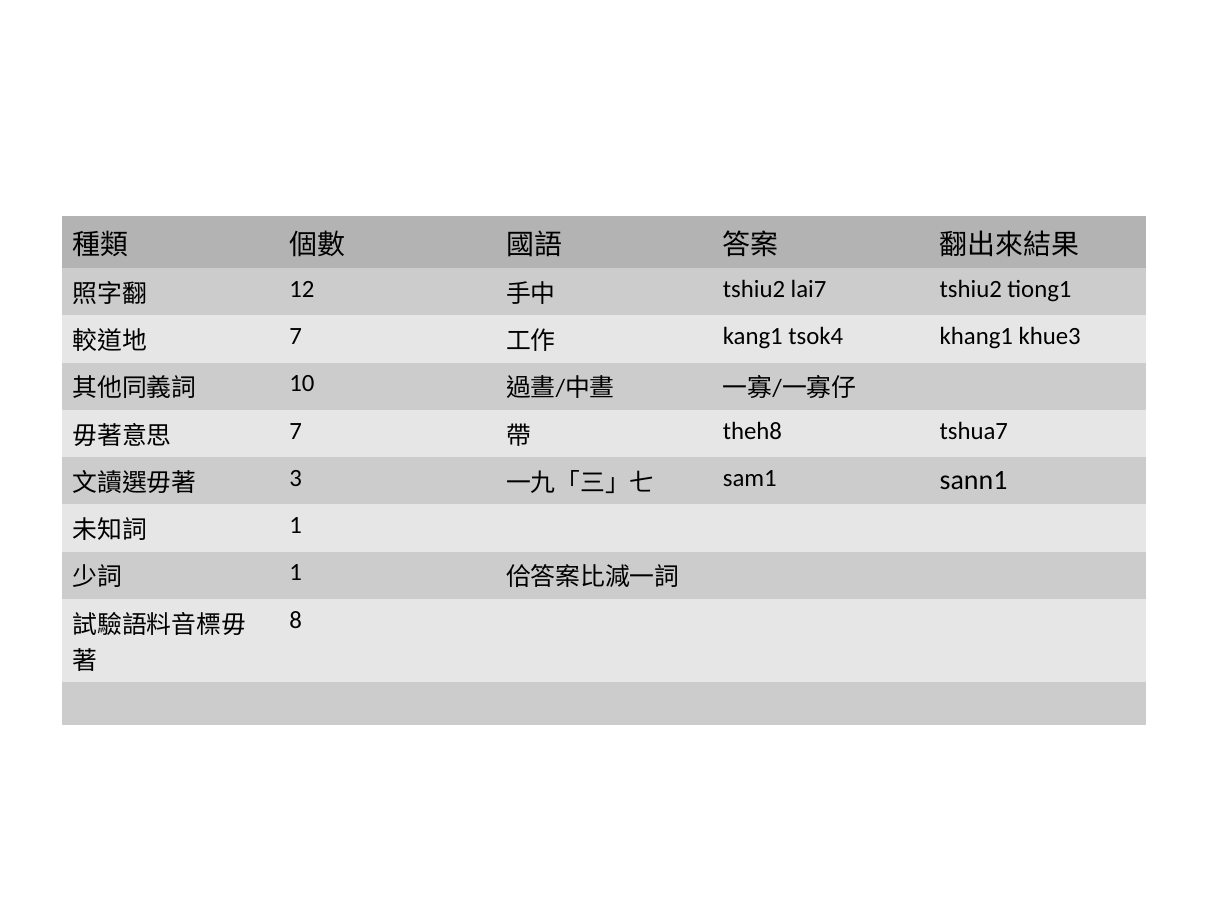
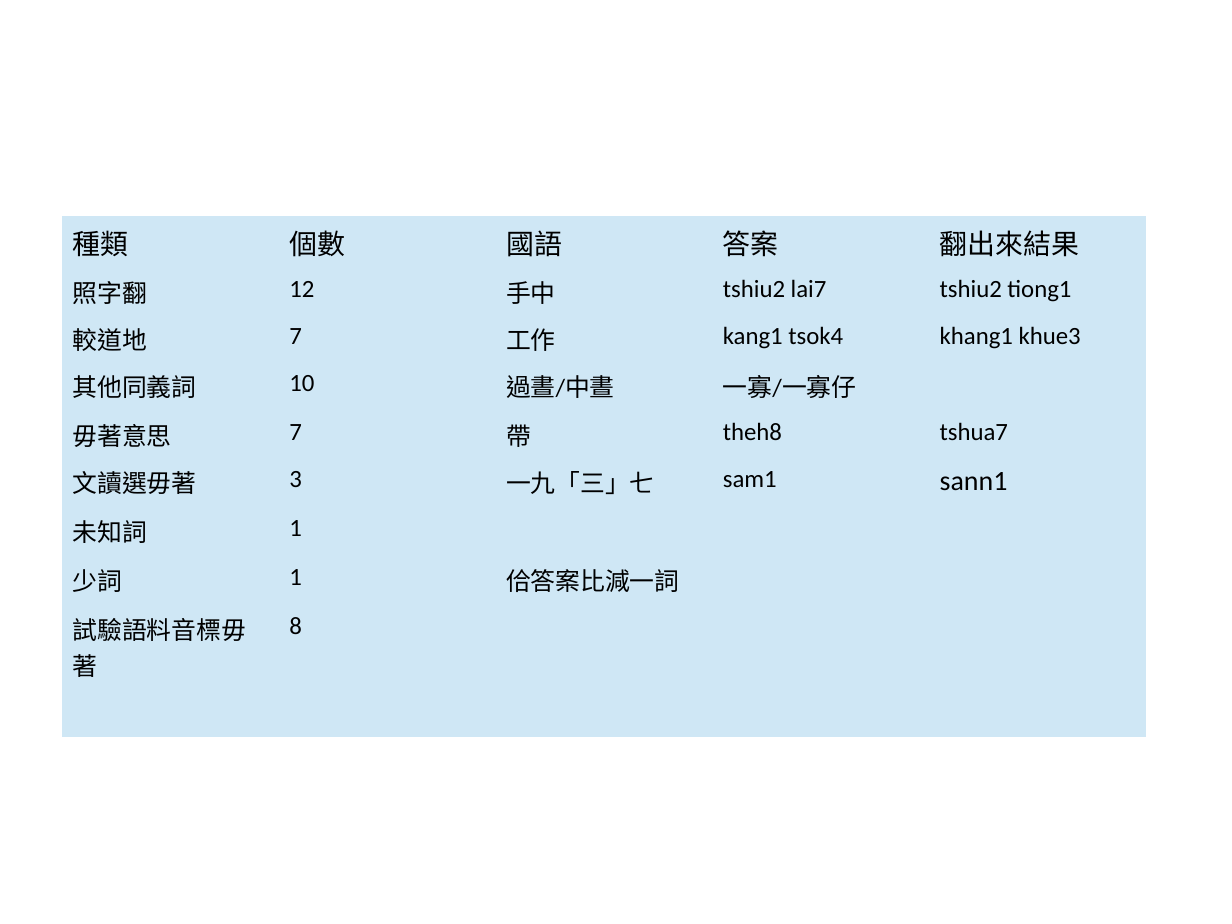
Before and after one commit to sih4sing5hong5/po3-ko3_tau5-iann2-phinn3, a slide deck: slide 40 of 翻譯報告.odp. Drawn at 1232x924 pixels with LibreOffice and Linux fonts; fonts in the diff are those of the drawing. Boxes give left, top, right and bottom in pixels: in the first picture for what was removed or moved away, otherwise in the second. Text is boxed around its words. In the diff, an @@ line names an element or a change of style, - is before the commit and + after.

```diff
--- a/翻譯報告.odp
+++ b/翻譯報告.odp
@@ table at (61, 216, 1146, 714) @@
@@ fill #B3B3B3 to #CFE7F5 in row 1 @@
@@ fill #CCCCCC to #CFE7F5 in 25 cells @@
@@ fill #E6E6E6 to #CFE7F5 in 20 cells @@
@@ font Arial to Calibri in "種類" @@
```
Also in this commit, not shown: 7 other slides changed.
